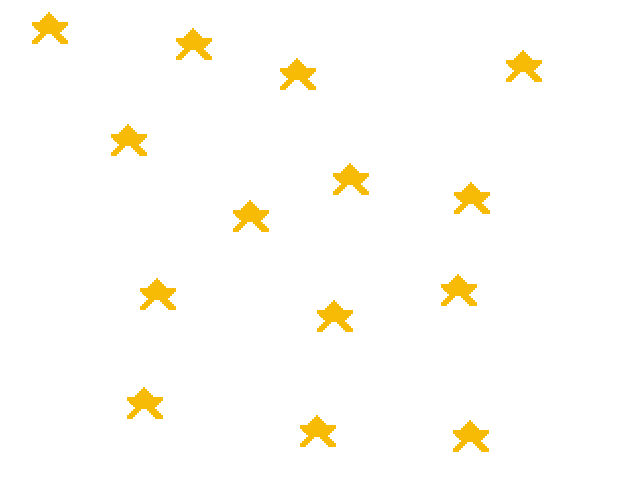
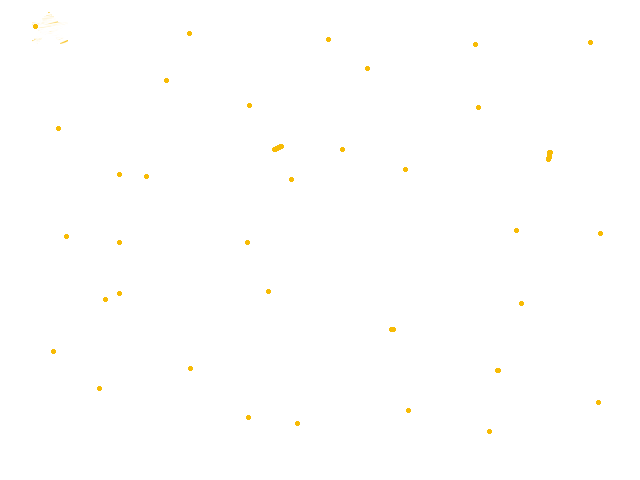
Layers edited between the first and the second w=640, h=480 image:
removed layer "Layer 14" over bbox(299, 415, 336, 447)
removed layer "Layer 13" over bbox(453, 420, 490, 452)
removed layer "Layer 12" over bbox(506, 50, 542, 82)
removed layer "Layer 11" over bbox(233, 200, 269, 232)
removed layer "Layer 10" over bbox(127, 387, 163, 419)
removed layer "Layer 9" over bbox(441, 274, 477, 306)
removed layer "Layer 8" over bbox(317, 300, 353, 332)
removed layer "Layer 7" over bbox(333, 163, 369, 195)
removed layer "Layer 6" over bbox(140, 278, 176, 310)
removed layer "Layer 5" over bbox(454, 182, 490, 214)
removed layer "Layer 4" over bbox(111, 124, 147, 156)
removed layer "Layer 3" over bbox(280, 58, 316, 90)
removed layer "Layer 2" over bbox(176, 28, 212, 60)
painted on "Layer 1" over bbox(32, 12, 603, 434)
